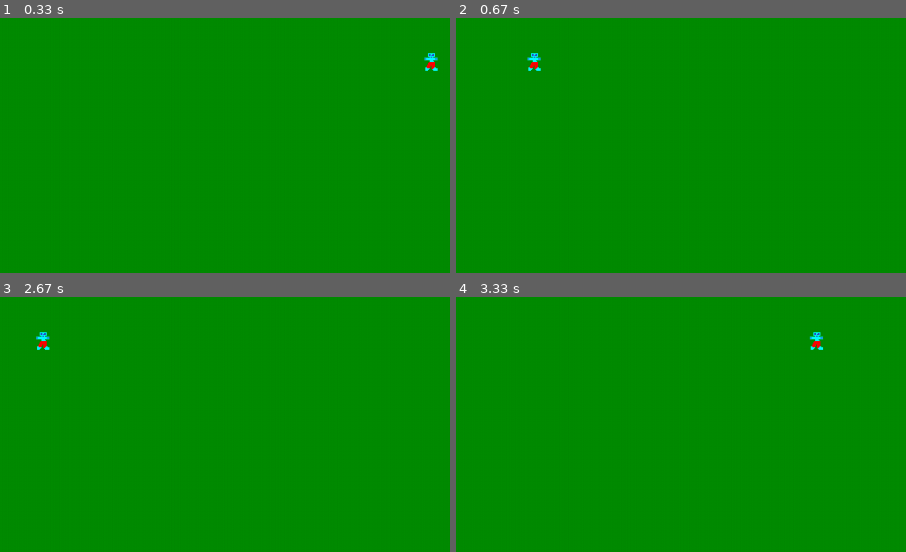
Above: before the commit, frames 1-4 (two rows, left to right).
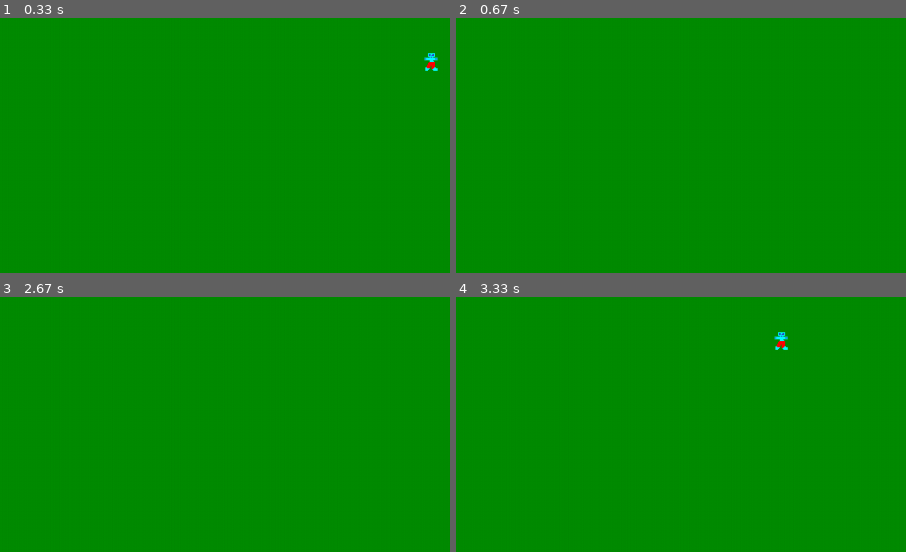
Above: after the commit, the same moments.

Repository: cajlarsson/village
Game: pygame game, started from src/village.py
Two runs of this game, one before a commit and one after it. Both use one fixed random seed, a clock stepped at 60 frames per second and the inputs below.
Inputs:
- Up to frame 1 (0.33 s): no input
- Up to frame 2 (0.67 s): hold Right from 0.33 s (still down)
- Up to frame 3 (2.67 s): release Right at 0.8 s; hold Left from 2.57 s (still down)
- Up to frame 4 (3.33 s): release Left at 2.97 s
The pictures show only the part of the screen within x 0-50%, y 0-50%; the shares and areas given below are measured in that part.

Frame 1 is identical in both runs. In frame 2, 0.1% of the frame differs, in the area x 15-19%, y 13-21%; in frame 3, 0.2%; in frame 4, 0.3%, in the area x 70-82%, y 13-21%.

Commit message:
Kanske går lite fortare nu (?)

Diff:
--- a/src/game/tile.py
+++ b/src/game/tile.py
@@ -1,7 +1,7 @@
 class tile:
 
     def __init__(self, bottom=None, top=None):
-        self.dirty = 0
+        self.dirty = 1
         self.bottomsprite = bottom
         self.topsprite = top
 
@@ -20,16 +20,12 @@
         return self.bottomsprite
 
     def blit(self, screen, coords, all=False):
-        if all:
+        if all or self.dirty:
             if self.bottomsprite != None:
                 screen.blit(self.bottomsprite,coords)
             if self.topsprite != None:
                 screen.blit(self.topsprite,coords)
             self.dirty = 0
-
-        elif self.dirty:
-            if self.bottomsprite != None:
-                screen.blit(self.bottomsprite,coords)
-            if self.topsprite != None:
-                screen.blit(self.topsprite,coords)
-            self.dirty = 0
+            return True
+        else:
+            return False
--- a/src/village.py
+++ b/src/village.py
@@ -41,17 +41,20 @@
     x2 = corners[1][0]
     y2 = corners[1][1]
 
+    changed = False
+
     xscreen = 0
     yscreen = 0
 
     for y in range(y1,y2):
         for x in range(x1,x2):
-            tiles[y*(game_width)+x].blit(screen,[side*xscreen, side*yscreen])
+            changed = tiles[y*(game_width)+x].blit(screen,[side*xscreen, side*yscreen]) or changed
             xscreen += 1
         xscreen = 0
         yscreen += 1
 
-    pygame.display.flip()
+    if changed:
+        pygame.display.flip()
 
 
 def draw_all(screen,corners=((0,0),(screen_width,screen_height))):
@@ -63,25 +66,25 @@
     x2 = corners[1][0]
     y2 = corners[1][1]
 
+    changed = False
+
     xscreen = 0
     yscreen = 0
 
     for y in range(y1,y2):
         for x in range(x1,x2):
-            tiles[y*(game_width)+x].blit(screen,[side*xscreen, side*yscreen],
-                                         True)
+            changed = tiles[y*(game_width)+x].blit(screen,[side*xscreen, side*yscreen], True) or changed
             xscreen += 1
         xscreen = 0
         yscreen += 1
 
-    pygame.display.flip()
+    if changed:
+        pygame.display.flip()
 
 
 def run():
     xpos = 0
     ypos = 0
-    pos = start_pos
-    acc = 0
 
     draw_all(screen)
     while True:
@@ -113,7 +116,7 @@
 
         draw(screen,((xpos,ypos),(xpos+screen_width,ypos+screen_height)))
         print(clock.get_fps())
-        clock.tick()
+        clock.tick(100)
 
 
 run()
